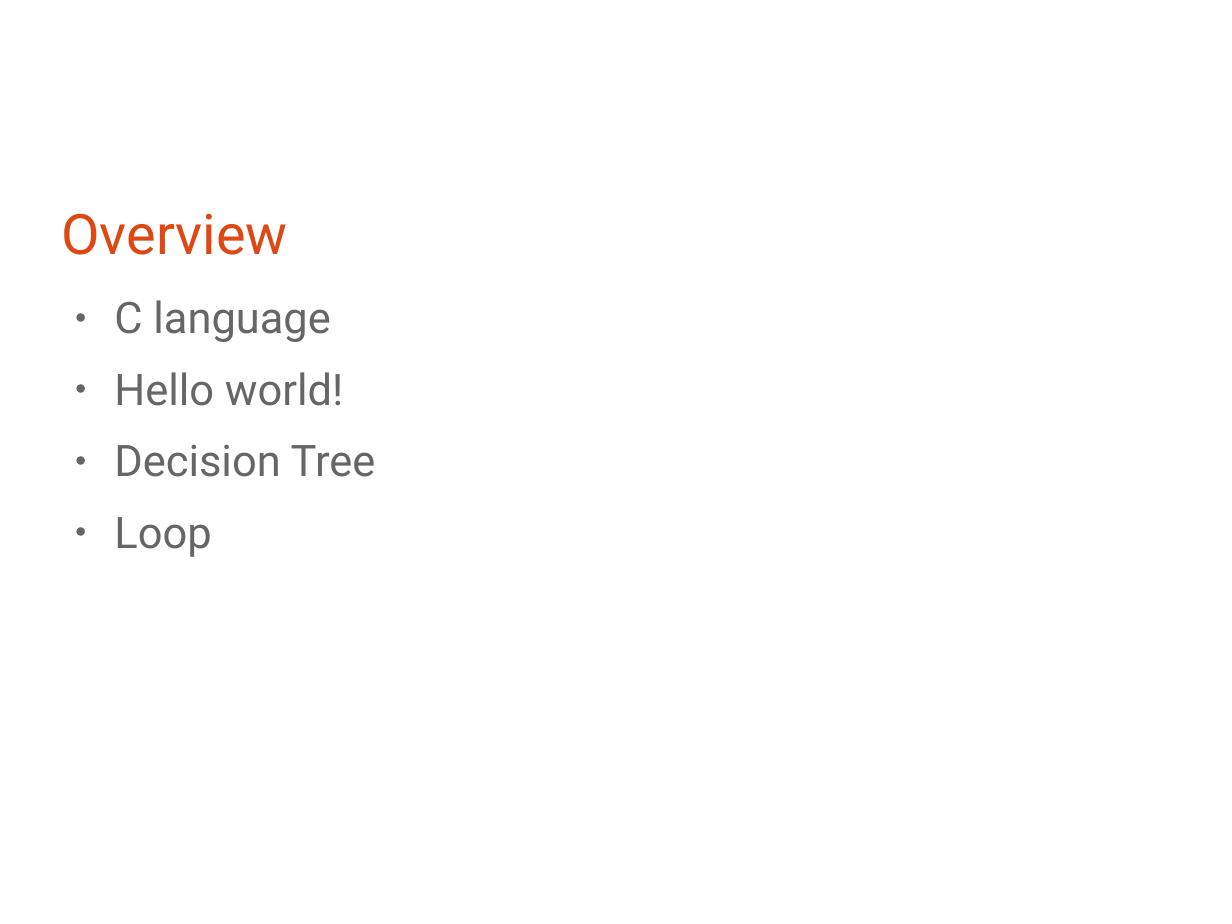
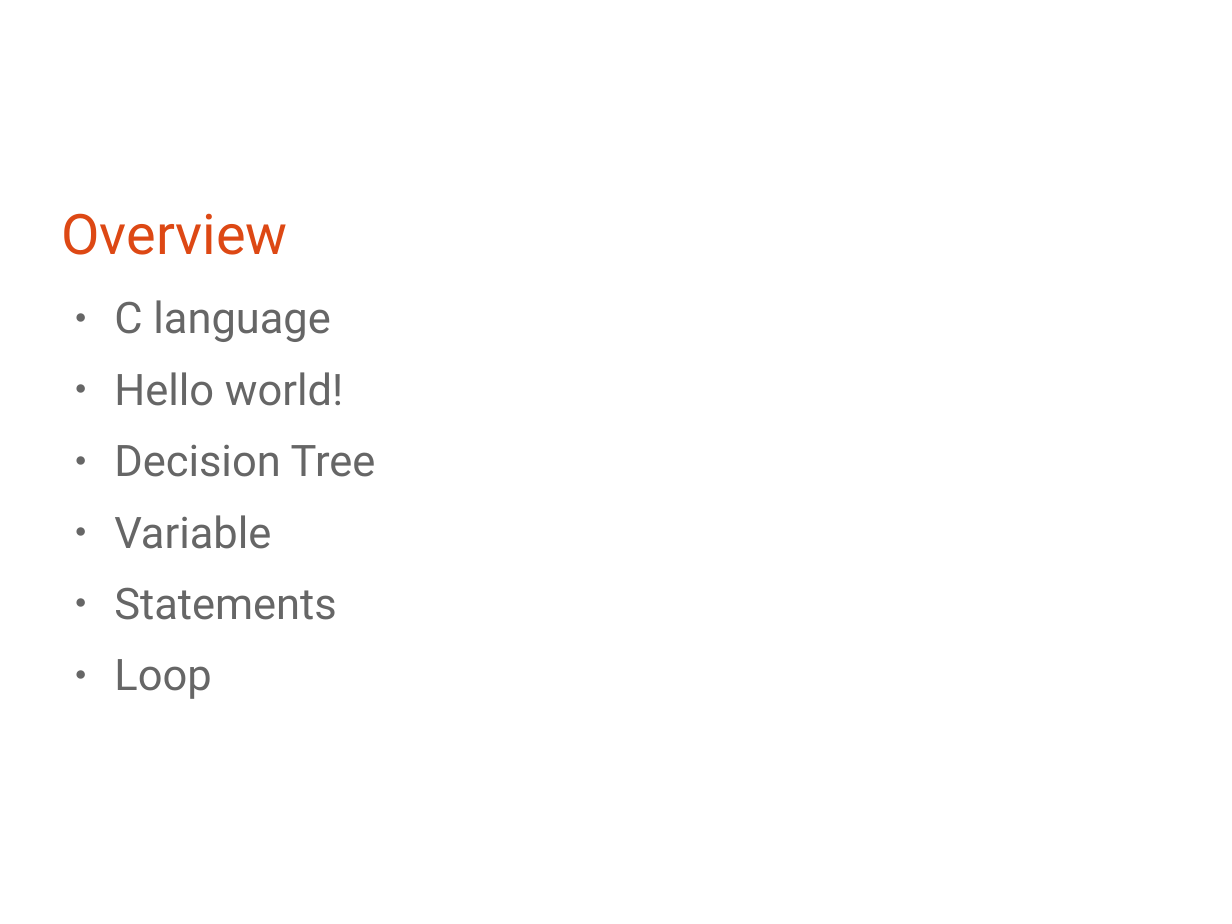
Before and after one commit to bagustris/prokom-tf, a slide deck: slide 2 of prokom1.odp. Drawn at 1232x924 pixels with LibreOffice and Linux fonts; fonts in the diff are those of the drawing. Boxes give left, top, right and bottom in pixels: in the first picture for what was removed or moved away, otherwise in the second. Text is boxed around its words. In the diff, an @@ line names an element or a change of style, - is before the commit and + after.

```diff
--- a/prokom1.odp
+++ b/prokom1.odp
@@ text at box(114, 515, 336, 620): paragraphs added @@
+● Variable
+● Statements
```
Also in this commit, not shown: 4 other slides changed, 3 slides added, 18 other files.
